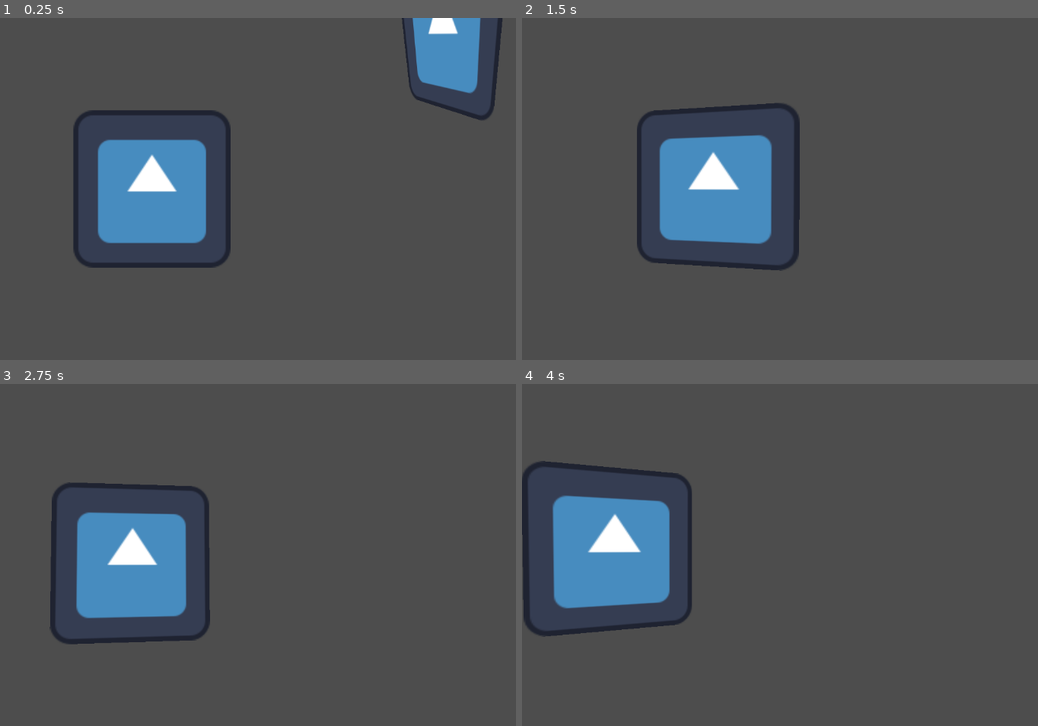
Above: before the commit, frames 1-4 (two rows, left to right).
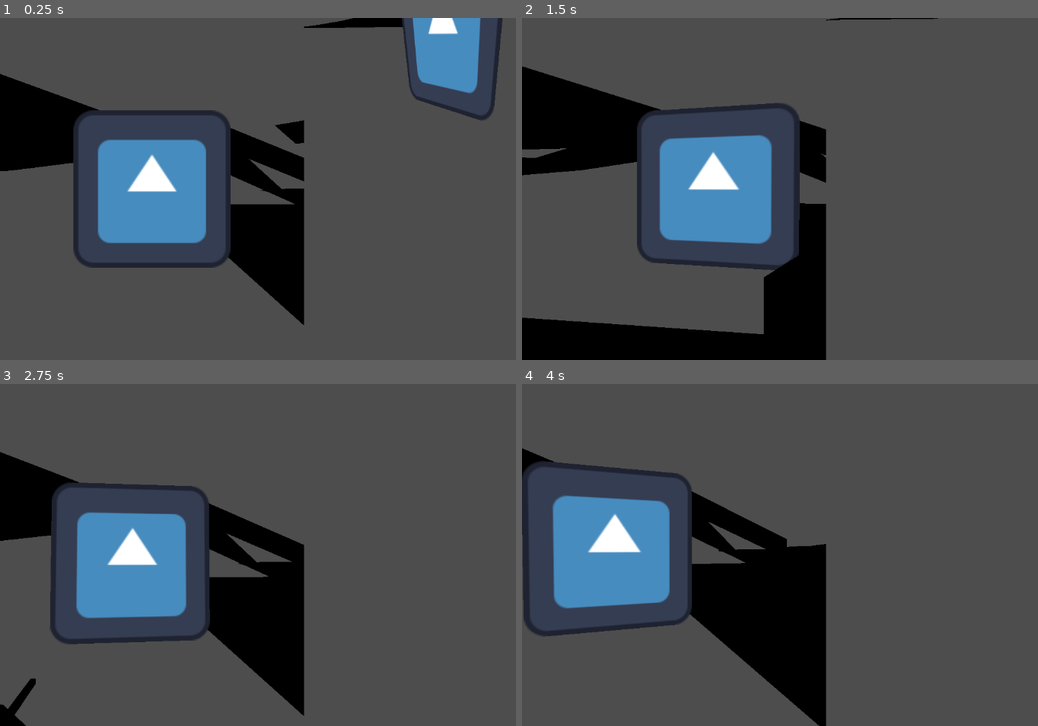
Above: after the commit, the same moments.

Repository: Just-a-Bee/bigfoot
Game: Godot game, scene res://main.tscn
Two runs of this game, one before a commit and one after it. Both use one fixed random seed, a clock stepped at 60 frames per second and the inputs below. The engine's default icon, where the game draws it, is replaced by a stand-in: a white triangle on a blue panel in a dark square.
Inputs (mouse positions are in pixels of both pictures, inside the frame that each line leads up to):
- Up to frame 1 (0.25 s): no input
- Up to frame 2 (1.5 s): move the mouse to (857, 189) at 0.52 s; hold W (drone_forward) from 0.53 s (still down); click (857, 189) at 0.67 s; move the mouse to (795, 189) at 1.27 s
- Up to frame 3 (2.75 s): keep holding W (drone_forward); move the mouse to (319, 548) at 2.02 s
- Up to frame 4 (4 s): keep holding W (drone_forward); move the mouse to (816, 561) at 2.77 s; click (816, 561) at 2.92 s; move the mouse to (872, 558) at 3.52 s

The runs differ from the first frame. In frame 1, 9.6% of the frame differs, in the area x 0-79%, y 0-90%; in frame 2, 15%, in the area x 0-81%, y 0-100%; in frame 3, 10%; in frame 4, 11%.

Commit message:
adds dithering shader, a drone model, and drone materials

Diff:
--- /dev/null
+++ b/3d/materials/drone-body.tres
@@ -0,0 +1,3 @@
+[gd_resource type="ShaderMaterial" format=3 uid="uid://d0fbotmpstljf"]
+
+[resource]
--- /dev/null
+++ b/3d/materials/drone-propeller.tres
@@ -0,0 +1,3 @@
+[gd_resource type="ShaderMaterial" format=3 uid="uid://dl8stxjn0gwsl"]
+
+[resource]
--- /dev/null
+++ b/dithering-shader-resources/alpha-dither.gdshader
@@ -0,0 +1,76 @@
+shader_type spatial;
+render_mode unshaded;
+
+uniform sampler2D dither_texture;
+uniform float col_dither_scale : hint_range(1.0, 15.0, 1.0);
+uniform float alpha_dither_scale : hint_range(1.0, 15.0, 1.0);
+
+uniform sampler2D alpha_map;
+uniform sampler2D col_map;
+uniform sampler2D normal_map;
+
+uniform vec3 shadow_col : source_color;
+uniform vec3 base_col : source_color;
+uniform vec3 highlight_col : source_color;
+
+uniform float shadow_thresh : hint_range(0.0, 1.0, 0.02);
+uniform float highlight_thresh : hint_range(0.0, 1.0, 0.02);
+uniform vec3 light_dir;
+
+
+void vertex() {
+}
+
+
+float dither(vec2 coord, float scale) {
+	ivec2 px = ivec2((1.0/scale)*coord);
+	ivec2 dithertex_dim = textureSize(dither_texture,0);
+	vec2 dthr_scaling = 1.0/vec2(dithertex_dim);
+
+	return(texture(dither_texture,
+	(mod(vec2(px)+vec2(.5,.5),vec2(dithertex_dim))*dthr_scaling)  ).r);
+
+}
+
+
+void fragment() {
+
+
+	//float weight = float( (px.x%2 * px.y%2) + ((px.x+1)%2 * (px.y+1)%2) );
+
+	//vec2 pre  = .25*mod(vec2(px),4)-mod(vec2(px)+vec2(2,2),4);
+	//vec2 pre2 = mod(vec2(px),2)-mod(vec2(px)+vec2(1,1),2);
+
+	//float weight = float (pre2.x * pre2.y) - (.5*(pre.x * pre.y));
+	//weight = .5*(pre2.x*pre2.y) + .5*(pre.x * pre.y);
+	//weight *= 1.0;
+
+
+	//COLOR.a -= .2 * weight;
+	//COLOR.a = float(COLOR.a > .5);
+	//COLOR.a = step(COLOR.a,weight);
+
+	float alpha_weight = dither(FRAGCOORD.xy, alpha_dither_scale);
+	if((texture(alpha_map,UV).x-alpha_weight)<0.0) discard;
+
+	float col_weight = dither(FRAGCOORD.xy, col_dither_scale);
+
+
+
+	float lum = dot(NORMAL, normalize(light_dir));
+	lum -= col_weight;
+
+
+
+	if (lum < shadow_thresh) ALBEDO = shadow_col;
+	//else if (lum > highlight_thresh) ALBEDO = highlight_col;
+	else ALBEDO = base_col;
+
+
+	//ALBEDO = vec3(alpha_weight,alpha_weight,alpha_weight);
+
+	//COLOR.a = weight;
+	//COLOR.xy = ;
+
+
+}
--- a/drone.tscn
+++ b/drone.tscn
@@ -1,10 +1,21 @@
-[gd_scene load_steps=2 format=3 uid="uid://blec0c2uc3qc6"]
+[gd_scene load_steps=4 format=3 uid="uid://blec0c2uc3qc6"]
 
 [ext_resource type="Script" path="res://drone.gd" id="1_liokq"]
+[ext_resource type="PackedScene" uid="uid://c4xv2mtqx308v" path="res://3d/models/drone.glb" id="2_7ow30"]
+
+[sub_resource type="BoxShape3D" id="BoxShape3D_lciic"]
+size = Vector3(4.10742, 1.82471, 4.7086)
 
 [node name="Drone" type="CharacterBody3D"]
 script = ExtResource("1_liokq")
 
+[node name="drone" parent="." instance=ExtResource("2_7ow30")]
+transform = Transform3D(1, 0, 0, 0, 1, 0, 0, 0, 1, 0, 0.492667, 0.526912)
+
 [node name="Camera3D" type="Camera3D" parent="."]
 transform = Transform3D(1, 0, 0, 0, 0.823829, 0.566838, 0, -0.566838, 0.823829, 0, 0, 0)
 current = true
+
+[node name="CollisionShape3D" type="CollisionShape3D" parent="."]
+transform = Transform3D(1, 0, 0, 0, 1, 0, 0, 0, 1, 0, 0.426835, 0.192589)
+shape = SubResource("BoxShape3D_lciic")
--- a/main.tscn
+++ b/main.tscn
@@ -1,8 +1,9 @@
-[gd_scene load_steps=4 format=3 uid="uid://c1gv7l3uecjlx"]
+[gd_scene load_steps=5 format=3 uid="uid://c1gv7l3uecjlx"]
 
 [ext_resource type="Texture2D" uid="uid://cm162jcpuu572" path="res://icon.svg" id="1_4x1cm"]
 [ext_resource type="PackedScene" uid="uid://blec0c2uc3qc6" path="res://drone.tscn" id="2_a8v2p"]
 [ext_resource type="PackedScene" uid="uid://cel6a6pi3ulqk" path="res://player.tscn" id="2_b2ier"]
+[ext_resource type="PackedScene" uid="uid://bsbnwoa3r8w6n" path="res://3d/models/environment.glb" id="4_ugrgk"]
 
 [node name="Control" type="HBoxContainer"]
 anchors_preset = 15
@@ -40,3 +41,7 @@
 
 [node name="Drone" parent="SubViewportContainer2/SubViewport" instance=ExtResource("2_a8v2p")]
 transform = Transform3D(0.659333, 0, 0.751851, 0, 1, 0, -0.751851, 0, 0.659333, 1.81583, 0, 1.43504)
+
+[node name="Node3D" type="Node3D" parent="."]
+
+[node name="environment" parent="Node3D" instance=ExtResource("4_ugrgk")]
Binary file added: 3d/models/drone.glb
Not shown, added: 3d/models/drone.glb.import
Not shown, added: 3d/models/environment.glb.import
Binary file added: 3d/textures/drone_drone prop tex.png
Not shown, added: 3d/textures/drone_drone prop tex.png.import
Binary file added: dithering-shader-resources/ditherpattern1.png
Not shown, added: dithering-shader-resources/ditherpattern1.png.import
Binary file added: dithering-shader-resources/ditherpattern2.png
Not shown, added: dithering-shader-resources/ditherpattern2.png.import
Binary file added: dithering-shader-resources/ditherpattern3.png
Not shown, added: dithering-shader-resources/ditherpattern3.png.import
Binary file added: dithering-shader-resources/ditherpattern4.png
(and 3 more such lines)
